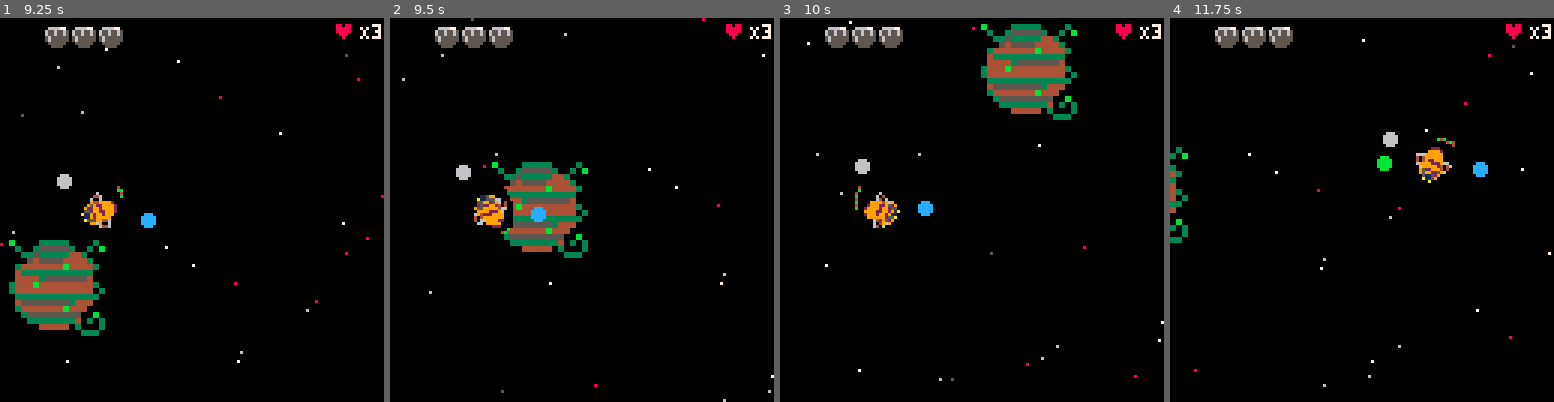
Above: before the commit, frames 1-4 (left to right).
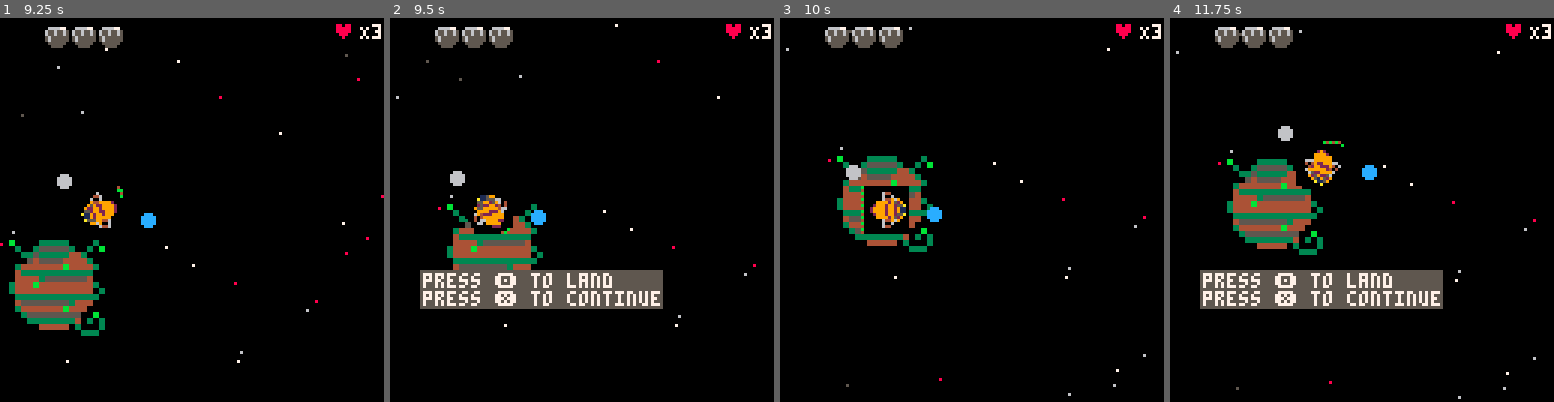
Above: after the commit, the same moments.

Repository: FrederikHR/GDB
Game: PICO-8 cartridge OW/ow.p8
Two runs of this game, one before a commit and one after it. Both use one fixed random seed, a clock stepped at 60 frames per second and the inputs below.
Inputs:
- Up to frame 1 (9.25 s): tap O (Z key) at 0.33, 1.07, 2.22, 3.72, 5.22, 6.72, 8.22 s; tap X (X key) at 1.43, 2.07, 2.82, 3.57, 4.32, 5.07, 5.82, 6.57, 7.32, 8.07, 8.82 s; hold Up 1.97-2.63 s; hold Right 2.68-3.02 s; hold Left 3.78-4.12 s; hold Up 4.17-4.5 s; hold Left 4.55-5.05 s; hold Right 5.1-5.93 s; hold Up 5.98-6.65 s; hold Right 6.7-7.03 s; hold Left 7.8-8.13 s; hold Up 8.18-8.52 s; hold Left 8.57-9.07 s; hold Right from 9.12 s (still down)
- Up to frame 2 (9.5 s): keep holding Right
- Up to frame 3 (10 s): tap X (X key) at 9.57 s; tap O (Z key) at 9.72 s; release Right at 9.95 s
- Up to frame 4 (11.75 s): hold Up 10-10.67 s; tap X (X key) at 10.32, 11.07 s; hold Right 10.72-11.05 s; tap O (Z key) at 11.22 s

Frame 1 is identical in both runs. In frame 2, 12% of the frame differs, in the area x 1-100%, y 0-100%; in frame 3, 8.3%; in frame 4, 13%, in the area x 0-100%, y 3-100%.

Commit message:
grav fix

Diff:
--- a/OW/ow.p8
+++ b/OW/ow.p8
@@ -680,7 +680,7 @@
 end
 
 function pcoll(x,y)
-	if pdist(x,y) < 0.28 then
+	if pdist(x,y) < 0.38 then
 		return true
 	end
 	return false
